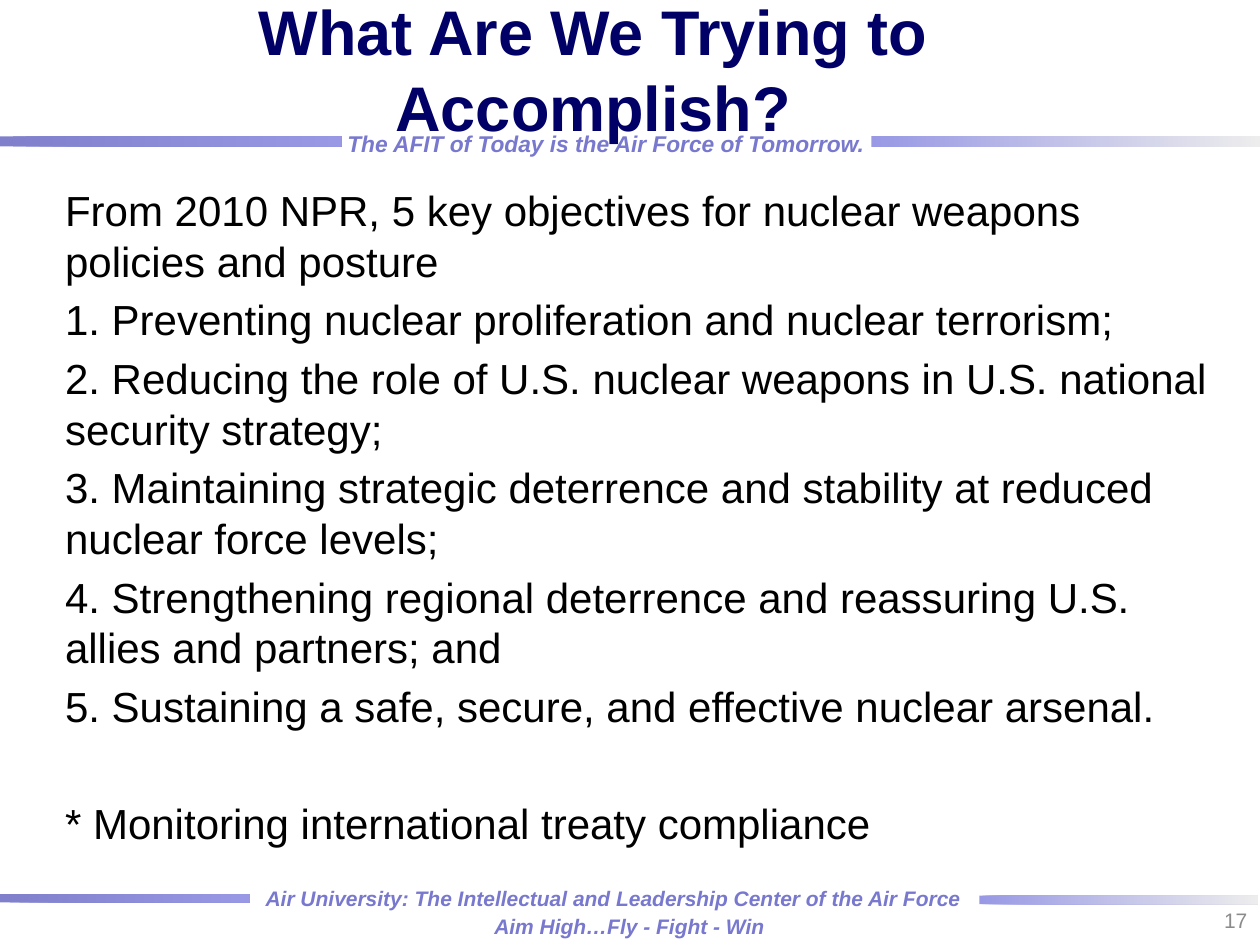
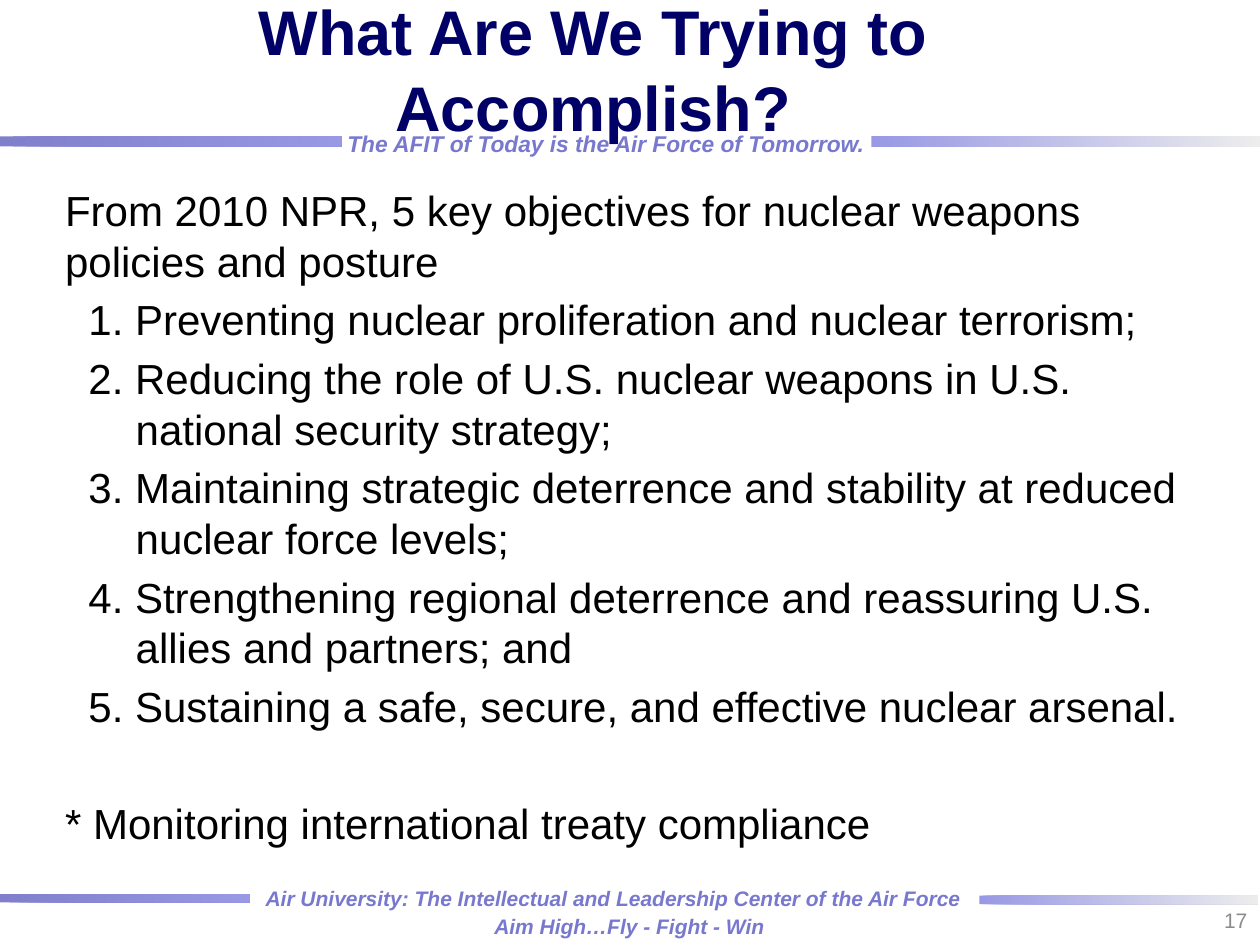
Before and after one commit to dabotop2/NENG685, a slide deck: slide 17 of 01_Intro/01-1_Intro.pptx. Drawn at 1260x945 pixels with LibreOffice and Linux fonts; fonts in the diff are those of the drawing; background and template pictures are left out. Boxes give left, top, right and bottom in pixels: in the first picture for what was removed or moved away, otherwise in the second. Text is boxed around its words. In the diff, an @@ line names an element or a change of style, - is before the commit and + after.

```diff
--- a/01_Intro/01-1_Intro.pptx
+++ b/01_Intro/01-1_Intro.pptx
@@ text at [88,304,1177,730]: indent changed @@
```
Also in this commit, not shown: 2 other slides changed, 6 slides added, 2 other files.
